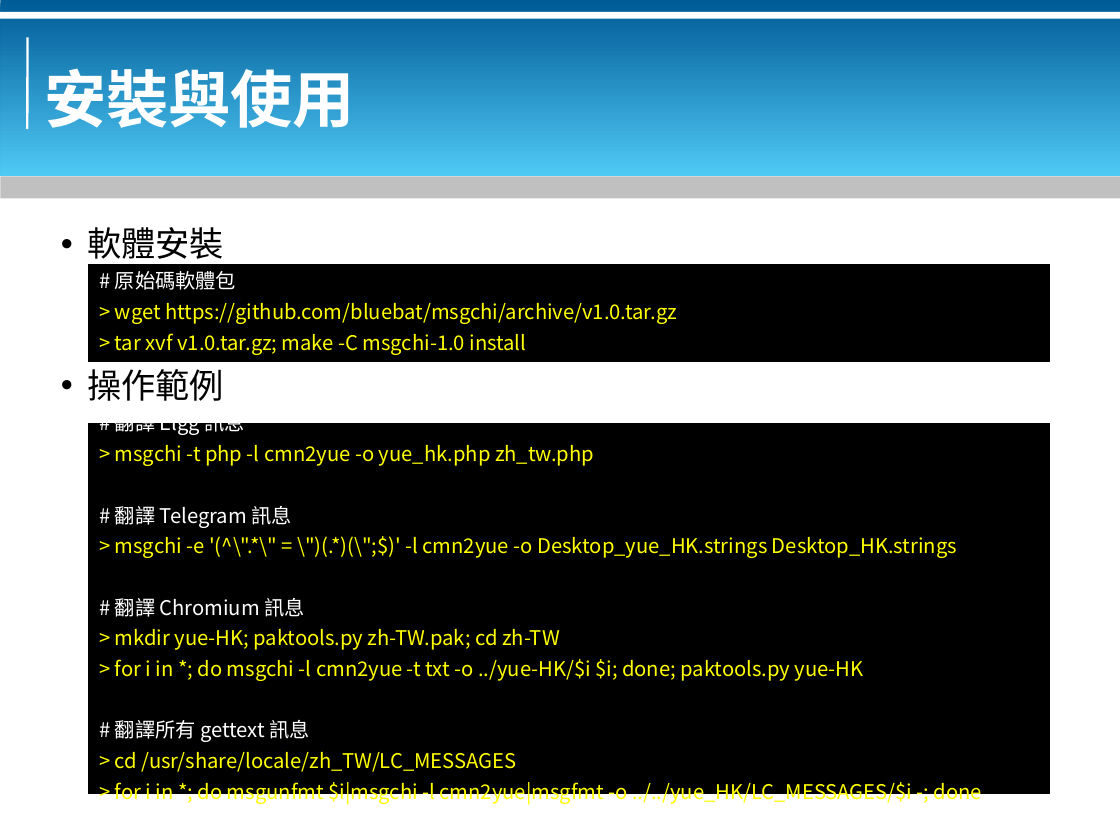
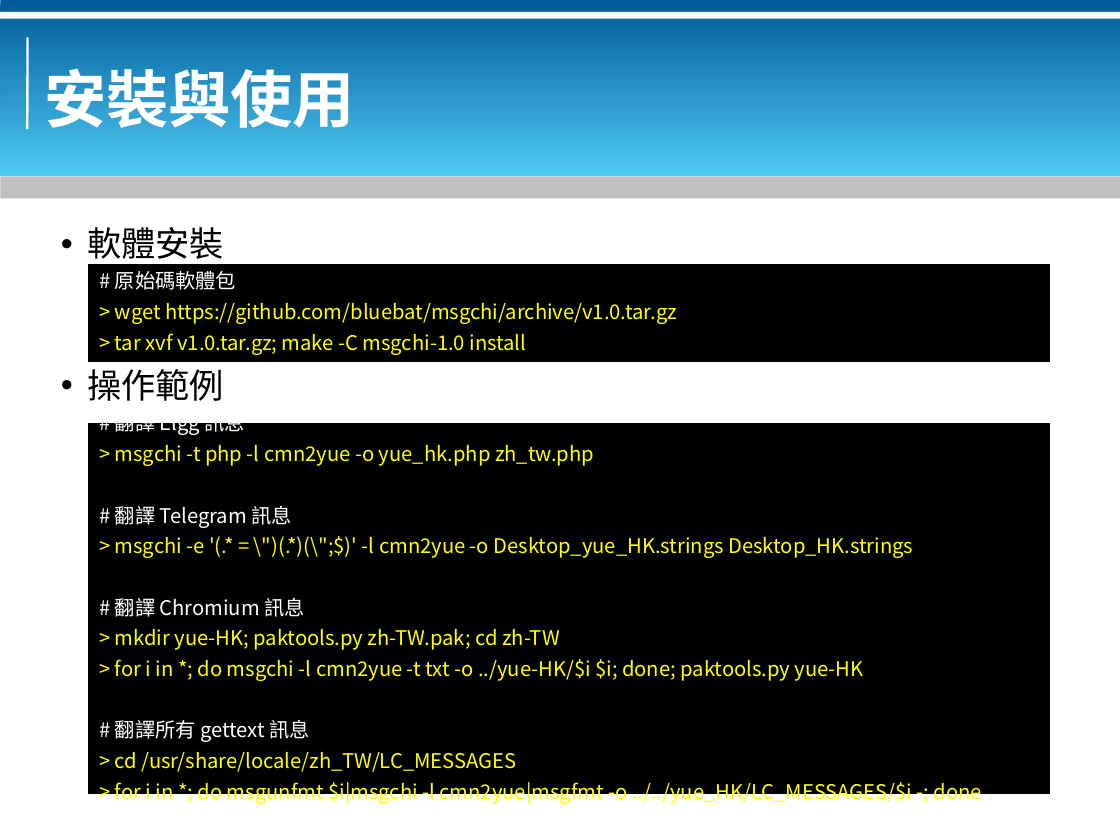
Before and after one commit to bluebat/.presentations, a slide deck: slide 9 of msgchi-l10n-tool.odp. Drawn at 1120x840 pixels with LibreOffice and Linux fonts; fonts in the diff are those of the drawing; background and template pictures are left out. Boxes give left, top, right and bottom in pixels: in the first picture for what was removed or moved away, otherwise in the second. Text is boxed around its words. In the diff, an @@ line names an element or a change of style, - is before the commit and + after.

Commit message:
update look-at-yue-desktop

```diff
--- a/msgchi-l10n-tool.odp
+++ b/msgchi-l10n-tool.odp
@@ text in rectangle at [115, 537, 913, 558]: text changed @@
-> msgchi -e '(^\".*\" = \")(.*)(\";$)' -l cmn2yue -o Desktop_yue_HK.strings Desktop_HK.strings
+> msgchi -e '(.* = \")(.*)(\";$)' -l cmn2yue -o Desktop_yue_HK.strings Desktop_HK.strings
```
Also in this commit, not shown: 1 other slide changed, 1 other file.
